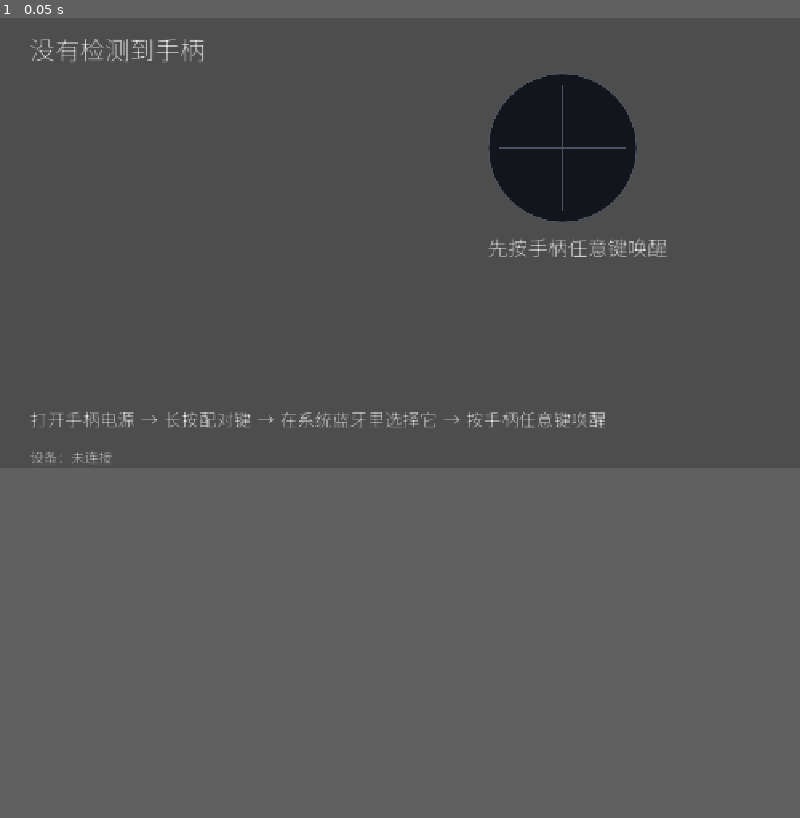
Above: before the commit, frame 1.
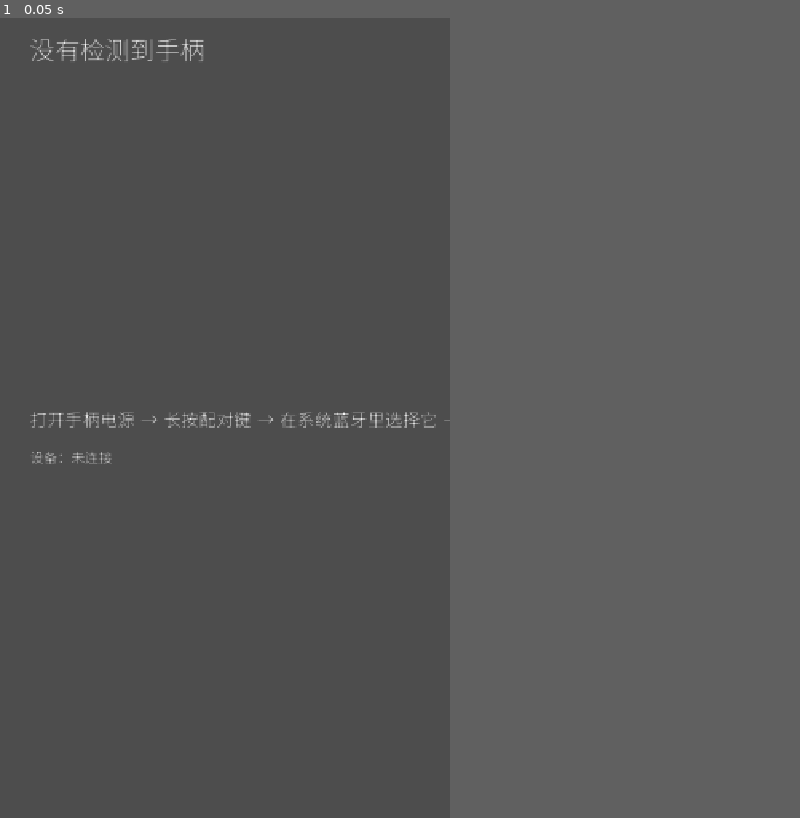
Above: after the commit, the same moment.

Repository: romejiang/fifa-trainer
Game: Godot game, scene res://src/ui/main.tscn
The game is run twice, just before and just after one commit, with the same random seed, the same clock (stepped at 60 frames per second) and the same inputs.
Inputs:
- Up to frame 1 (0.05 s): no input
In our replay, the window is 800x450 before the commit and 450x800 after it. These sizes can differ from the game's own. Grey fills any space a smaller window leaves; there, only what the larger window draws over its background counts as a difference.

The runs differ from the first frame. In frame 1, 3.4% of the frame differs, in the area x 3-84%, y 2-56%.

Commit message:
feat(05): 自动建档 + 竖屏基准，移除强制输入设置
已知手柄按标准映射（RS 2/3、LS 0/1、扳机 4/5）自动建 v2 档案；v1 档案自动迁移；项目切到 720x1280 竖屏。
这是按 design/mobile.html 重做主界面的前置。

Diff:
--- a/mobile/project.godot
+++ b/mobile/project.godot
@@ -17,12 +17,12 @@
 [display]
 
 ; 横屏固定写出来防漂移（默认已是 0）：手机/平板架在手边时不需要转屏。
-window/handheld/orientation=0
+window/handheld/orientation=1
 ; 练习时屏幕不能熄；最终承诺在 Phase 7 的反馈闭环里收口。
 window/energy_saving/keep_screen_on=true
 ; 基准视口 1280x720，canvas_items 让 px 在不同 DPI 上语义稳定（RESEARCH §3）。
-window/size/viewport_width=1280
-window/size/viewport_height=720
+window/size/viewport_width=720
+window/size/viewport_height=1280
 window/stretch/mode="canvas_items"
 
 [gui]
--- a/mobile/src/core/device/device_profile.gd
+++ b/mobile/src/core/device/device_profile.gd
@@ -173,12 +173,23 @@
 	var profile := DeviceProfile.new()
 
 	var version: Variant = root.get("schema_version")
-	if not _is_number(version) or float(version) != float(SCHEMA_VERSION):
+	var migrating_from_v1 := false
+	if not _is_number(version):
 		_error(out_errors, "$.schema_version", &"unsupported_schema",
-			"schema_version 必须是 %d，收到 %s" % [SCHEMA_VERSION, JSON.stringify(version)],
-			"改成 %d；未知版本必须整份丢弃，不做猜测迁移。" % SCHEMA_VERSION)
+			"schema_version 必须是数字，收到 %s" % JSON.stringify(version),
+			"改成 1 或 %d；未知版本必须整份丢弃，不做猜测迁移。" % SCHEMA_VERSION)
+	elif float(version) == 1.0:
+		# v1 → v2 迁移：Phase 4 的档案已经确认过 RS 与校准，只是没有 LS。
+		# 用已确认的 Xbox 标准左摇杆对 (0,1) 补齐，并打 ls_ready / migrated_from_v1，
+		# 让用户不必重走一遍设置页。设置页仍可随时改（B 清空 / 诊断页 Y 清除）。
+		migrating_from_v1 = true
+		profile.schema_version = SCHEMA_VERSION
+	elif float(version) == float(SCHEMA_VERSION):
+		profile.schema_version = SCHEMA_VERSION
 	else:
-		profile.schema_version = SCHEMA_VERSION
+		_error(out_errors, "$.schema_version", &"unsupported_schema",
+			"schema_version 必须是 1 或 %d，收到 %s" % [SCHEMA_VERSION, JSON.stringify(version)],
+			"改成 1 或 %d；未知版本必须整份丢弃，不做猜测迁移。" % SCHEMA_VERSION)
 
 	profile.key = _read_text(root, "key", "$.key", false, out_errors)
 	profile.profile_id = _read_text(root, "profile_id", "$.profile_id", false, out_errors)
@@ -215,6 +226,32 @@
 	profile.layout_confirmed = _read_bool(root, "layout_confirmed", out_errors)
 	profile.button_index_ok = _read_bool(root, "button_index_ok", out_errors)
 	profile.probed_at_iso = _read_text(root, "probed_at_iso", "$.probed_at_iso", true, out_errors)
+
+	# v1 → v2：用已确认的 Xbox 标准左摇杆对 (0,1) 补齐，并打上迁移标记。
+	# 这不是「静默猜一个新设备」——v1 档案里的 RS 与布局都是用户在设置页确认过的；
+	# 这里只补上 Phase 4 没采集的 LS，且迁移事实写在 quality 里可审计。
+	if migrating_from_v1 and out_errors.size() == before:
+		if profile.axes == null or not profile.axes.has_rs():
+			_error(out_errors, "$.axes", &"schema_v1_missing_rs",
+				"v1 档案缺少右摇杆轴对，无法自动迁移",
+				"在诊断页按 Y 清除档案，重新走一次设置页。")
+		else:
+			profile.axes.ls_x_index = 0
+			profile.axes.ls_y_index = 1
+			profile.axes.ls_x_sign = 1
+			profile.axes.ls_y_sign = 1
+			if profile.calibration != null:
+				profile.calibration.ls_center_x = profile.calibration.center_x
+				profile.calibration.ls_center_y = profile.calibration.center_y
+				profile.calibration.ls_scale_x = profile.calibration.scale_x
+				profile.calibration.ls_scale_y = profile.calibration.scale_y
+			profile.quality["ls_ready"] = true
+			profile.quality["migrated_from_v1"] = true
+			if not profile.quality.has("range_ready"):
+				# 04-11 之前的档案没有 range_ready。能走到 v1→v2 迁移说明 RS 已经
+				# 被用户确认过；补一个显式标记，避免把人再次挡在设置页。
+				profile.quality["range_ready"] = true
+				profile.quality["range_ready_assumed"] = true
 
 	if out_errors.size() > before:
 		return null
--- a/mobile/src/core/input_setup.gd
+++ b/mobile/src/core/input_setup.gd
@@ -82,6 +82,8 @@
 var _layout_confirmed: bool = false
 ## 右摇杆轴对的冻结值。PAIR_NONE = 还没冻结；一旦冻结就再也不看 `active_pair()`。
 var _rs_pair_frozen: Vector2i = PAIR_NONE
+## 已按已知品牌预填（Xbox / PlayStation 标准轴对）。预填仍需 A 确认才写档案。
+var _seeded_defaults: bool = false
 ## 预留给将来的人工选择（本阶段没有按键绑定）：>= 0 时优先于自动识别。
 var _ls_manual_index: int = -1
 ## 左摇杆的符号与「是否已由用户动作确认」分开存：默认 +1 不是确认。
@@ -235,6 +237,34 @@
 			best = pair
 			best_span = span
 	return best
+
+
+## 已知品牌的标准轴对预填：Xbox / PlayStation 在安卓上都走 RS 2/3 + LS 0/1。
+##
+## 这不是「静默替用户猜」：预填只改候选值，`_layout_confirmed` 仍为 false，
+## 用户必须按 A 才写档案；按 B 清空后会回到「推摇杆重新测量」。
+func seed_known_defaults(device_name: String) -> bool:
+	var lowered := device_name.strip_edges().to_lower()
+	if not (lowered.contains("xbox") or lowered.contains("dualsense")
+			or lowered.contains("dualshock") or lowered.contains("wireless controller")
+			or lowered.contains("playstation") or lowered.contains("ps4")
+			or lowered.contains("ps5")):
+		return false
+	var rs := Vector2i(2, 3)
+	var ls := Vector2i(0, 1)
+	_manual_index = PAIRS.find(rs)
+	if _manual_index < 0:
+		return false
+	_rs_pair_frozen = rs
+	_ls_manual_index = PAIRS.find(ls)
+	_x_sign = 1
+	_y_sign = 1
+	_ls_x_sign = 1
+	_ls_y_sign = 1
+	_have_ls_x_sign = true
+	_have_ls_y_sign = true
+	_seeded_defaults = true
+	return true
 
 
 ## 摆臂「向上推」：把基线定在当前 (x, y)，之后 `observe()` 用位移方向判 Y 符号。
@@ -344,6 +374,8 @@
 ## 左摇杆就绪：轴对已识别 + X/Y 符号都由用户动作确认 + 两轴量程都推满。
 ## 与 `range_ready()` 是同一层的「保存时事实」，不是从校准数值反推。
 func ls_ready() -> bool:
+	if _seeded_defaults:
+		return true
 	var pair := ls_pair()
 	if pair == PAIR_NONE:
 		return false
@@ -435,6 +467,8 @@
 ## 量程就绪：当前轴对的两根轴，长窗口峰峰值都 ≥ RANGE_READY。
 ## 没到只表示「还没推到底」，页面显示提示；本方法不改变任何状态。
 func range_ready() -> bool:
+	if _seeded_defaults:
+		return true
 	var pair := active_pair()
 	if pair == PAIR_NONE:
 		return false
@@ -593,6 +627,7 @@
 		"trigger_rest": [trigger_rest(TRIGGER_AXES[0]), trigger_rest(TRIGGER_AXES[1])],
 		"range_ready": range_ready(),
 		"ls_ready": ls_ready(),
+		"seeded_defaults": _seeded_defaults,
 	}
 	# 布局必须在同一页上由人确认（Start 切换、A 确认）。`_layout_confirmed` 只有
 	# `mark_layout_confirmed()` 能置位，所以 build_profile 自己永远不会写 true。
--- a/mobile/src/ui/main.gd
+++ b/mobile/src/ui/main.gd
@@ -378,11 +378,27 @@
 	_reuse_checked = true
 	var key := DeviceProfile.make_key(_sampler.device_guid(), _sampler.device_name())
 	var profile := _profile_store.find(key)
-	if not _profile_usable(profile):
-		# 不可用就保持 null：无档案 = 无输入，不降级、不猜。
-		return
-	_profile = profile
-	_enter_practice(profile.layout)
+	if _profile_usable(profile):
+		_profile = profile
+		_enter_practice(profile.layout)
+		return
+	# 没有可用档案：按已知品牌的标准映射自动建档，直接进练习。
+	# 这是桌面版的行为（手柄映射固定，不做引导式输入设置）；设置页仍可从
+	# 练习屏按住 B 1 秒进入，用于换手柄或手工修正。
+	var device_name := _sampler.device_name()
+	if device_name.strip_edges().is_empty():
+		return
+	var auto_setup := InputSetup.new()
+	if not auto_setup.seed_known_defaults(device_name):
+		return
+	auto_setup.mark_layout_confirmed()
+	var auto_profile := auto_setup.build_profile(device_name, _sampler.device_guid(),
+		Time.get_datetime_string_from_system())
+	if auto_profile == null:
+		return
+	_profile_store.upsert(auto_profile)
+	_profile = auto_profile
+	_enter_practice(auto_profile.layout)
 
 
 func _profile_usable(profile: DeviceProfile) -> bool:
--- a/mobile/tests/unit/test_device_profile.gd
+++ b/mobile/tests/unit/test_device_profile.gd
@@ -403,7 +403,8 @@
 	r.check(scale_error_seen, "scale_x = 0.0 必须给出 invalid_scale（实测反例没被别的原因遮住）")
 
 
-## D-06 迁移门：v1 档案（缺 LS、schema=1）必须整份拒绝；v2 的四条拒绝面各有一条断言。
+## D-06 迁移门：v1 档案自动升级到 v2（补 Xbox 标准 LS 0/1 + ls_ready），
+## 版本 3 仍整份拒绝；v2 的四条拒绝面各有一条断言。
 func _check_ls_migration(r) -> void:
 	var base: Dictionary = _legal_profile().to_dict()
 	var errors: Array[ConfigError] = []
@@ -413,6 +414,7 @@
 		"v2 齐全 + ls_ready = true → 可进练习")
 
 	# 04-11 时期的真实形状：schema_version = 1、ls = -1、没有 ls_ready。
+	# 用户已经在 Phase 4 确认过 RS 与布局；迁移只补 LS，不再把人挡回设置页。
 	var legacy: Dictionary = base.duplicate(true)
 	legacy["schema_version"] = 1
 	legacy["axes"]["ls_x"]["index"] = -1
@@ -420,9 +422,17 @@
 	legacy["quality"].erase("ls_ready")
 	var legacy_errors: Array[ConfigError] = []
 	var legacy_loaded := DeviceProfile.from_dict(legacy, legacy_errors)
-	r.check(legacy_loaded == null, "v1 档案必须整份拒绝（不猜测迁移）")
-	r.check(_has_error_code(legacy_errors, &"unsupported_schema"),
-		"v1 档案的错误码必须是 unsupported_schema（实际 %s）" % _error_codes(legacy_errors))
+	r.check(legacy_loaded != null and legacy_errors.is_empty(),
+		"v1 档案必须自动迁移，不能整份拒绝（实际错误 %s）" % _error_codes(legacy_errors))
+	r.check(legacy_loaded != null and legacy_loaded.schema_version == DeviceProfile.SCHEMA_VERSION,
+		"v1 迁移后 schema_version 必须是当前常量")
+	r.check(legacy_loaded != null and legacy_loaded.axes.ls_x_index == 0
+		and legacy_loaded.axes.ls_y_index == 1,
+		"v1 迁移后 LS 必须是 (0,1)")
+	r.check(legacy_loaded != null and legacy_loaded.quality.get("migrated_from_v1") == true,
+		"v1 迁移必须在 quality 里留下 migrated_from_v1 标记")
+	r.check(legacy_loaded != null and legacy_loaded.can_enter_practice(),
+		"v1 迁移后必须可直接进练习")
 
 	# v2 但缺 ls_ready：结构合法，但复用门必须拒绝。
 	var no_marker: Dictionary = base.duplicate(true)
Not shown, added: .planning/phases/05-judge-parity-decimation/05-08-PLAN.md
